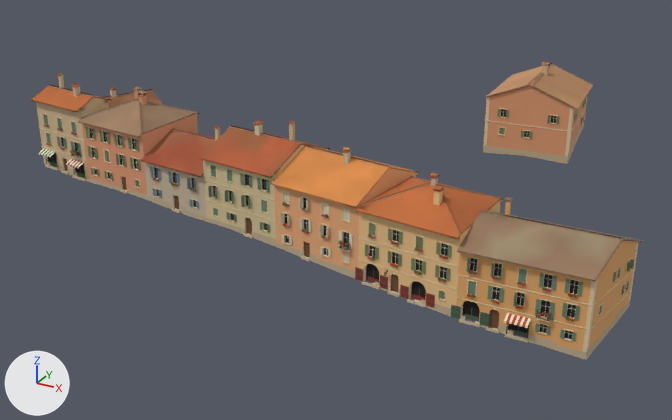
Renders of the glTF model games/yorimichi/assets/belmonte/meshes/SM_BM_BT_blk_19.glb from each side of a commit.
Both versions are drawn from a camera (50 mm lens) standing at (65.4, -122.5, 60.0) and looking at (0.7, -4.8, 1.1). Every picture has the same lights, and +X, +Y and +Z are marked at lower left. The older version comes first. Vertices at exactly the same position are counted once.

In view in the first picture: 'SM_BM_BT_blk_19'.
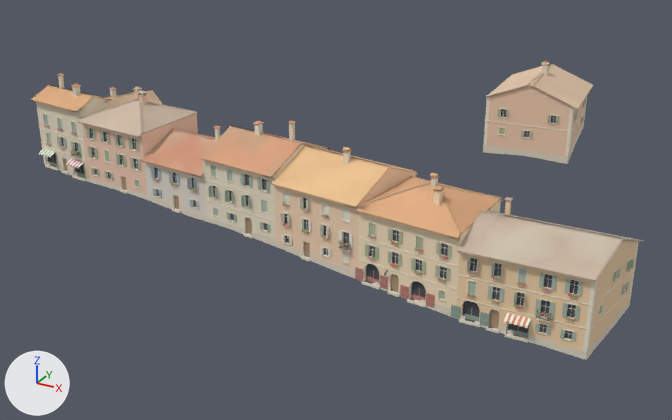
Where the change shows, as pixel boxes (x1, y1, x2, y2) in the pictures (672 x 420 px):
part 1 of me_sm_bt_blk_19, recoloured (lighter): (31, 61, 644, 360) in both

Diff of the bpy script that builds the scene:
```diff
--- a/games/yorimichi/assets/belmonte/meshes/SM_BM_BT_blk_19.glb.py
+++ b/games/yorimichi/assets/belmonte/meshes/SM_BM_BT_blk_19.glb.py
@@ me_sm_bt_blk_19 @@
 me_sm_bt_blk_19.from_pydata(...)  # 25901 vertices, 29267 faces; spans x -48.4..48.5, y -26.5..25.8, z -1.1..22.7
 # used by ob_sm_bm_bt_blk_19; location = (0.0, 0.0, 0.0)
+# me_sm_bt_blk_19 part 1: 29267 faces centred in x -48.4..48.4, y -26.5..25.8, z -1.0..22.6 are repainted in the vertex colours; the middle colour goes from beige #d5ab8c to beige #ecd6c4
 me_sm_bt_blk_19.materials.append(mat_bm_000_m_stone_018)
```
